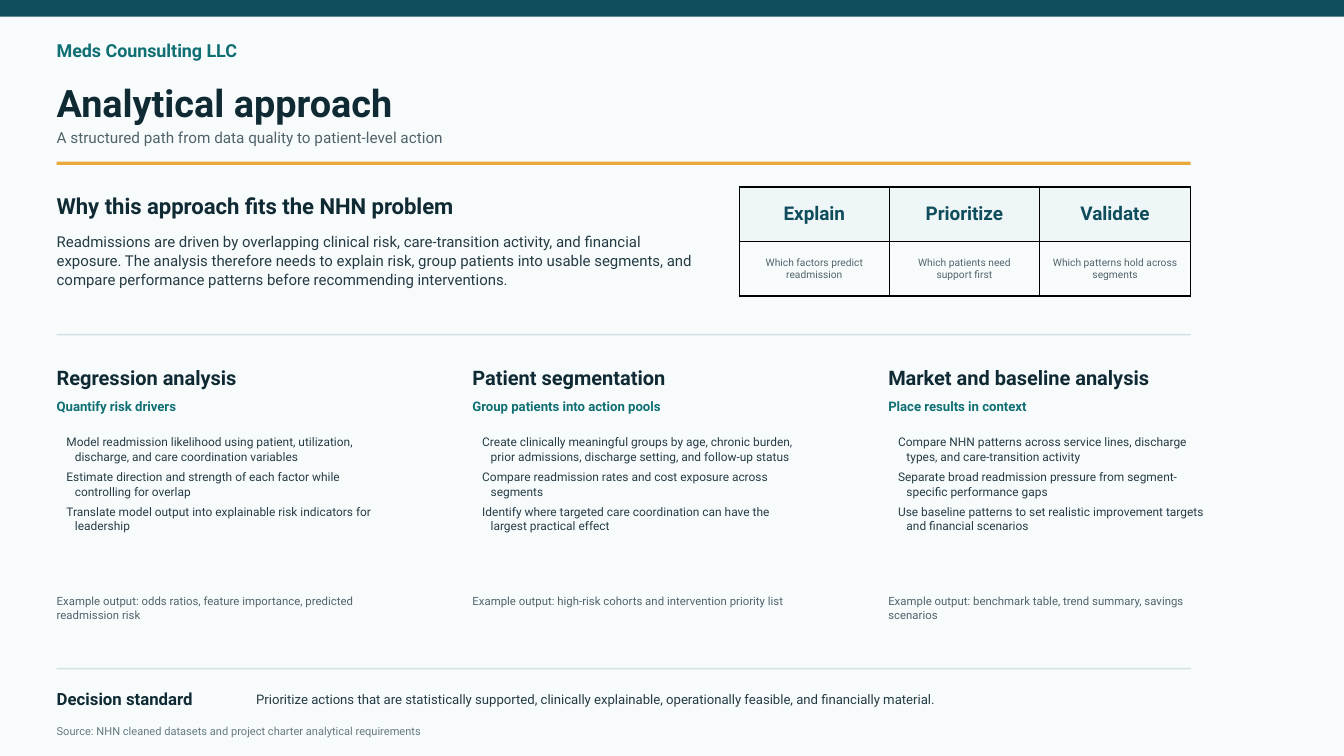
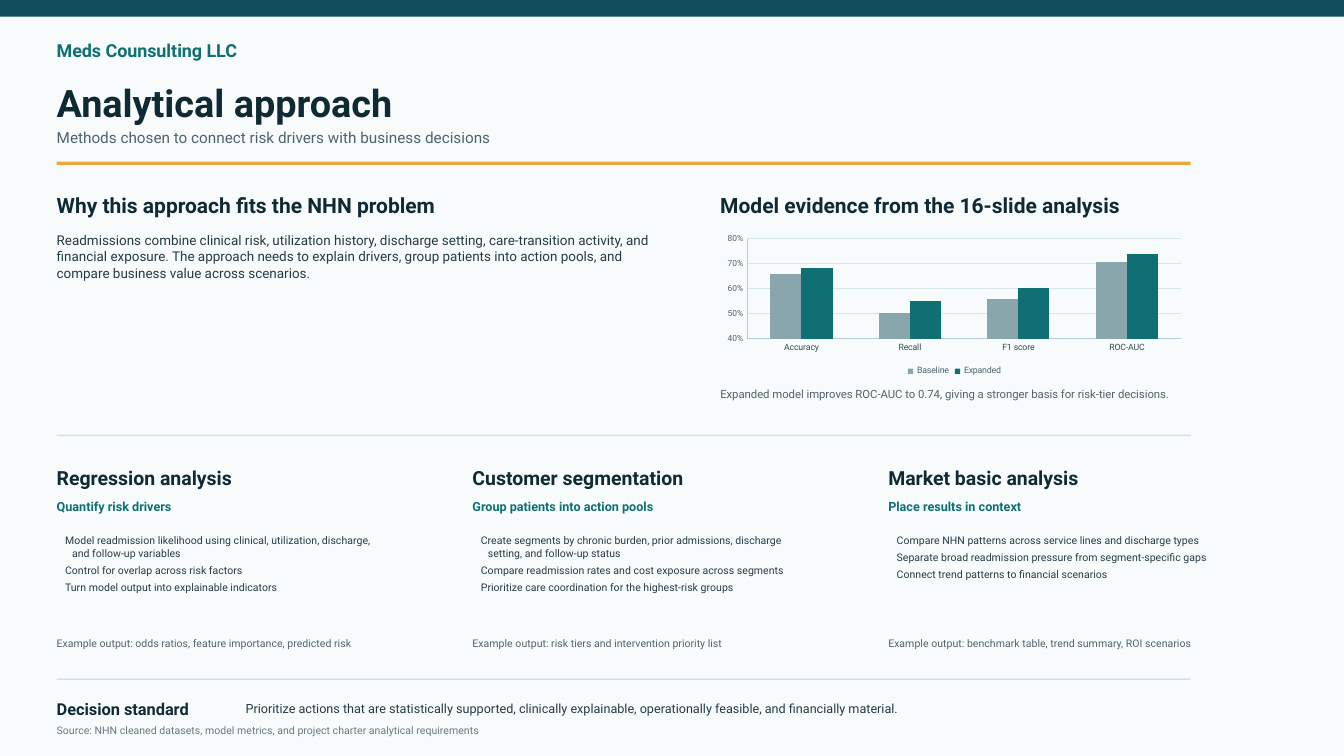
Before and after one commit to BostonSupremeMantou/onsite_project, a slide deck: slide 3 of drafts/saturday_submission.pptx. Drawn at 1344x756 pixels with LibreOffice and Linux fonts; fonts in the diff are those of the drawing. Boxes give left, top, right and bottom in pixels: in the first picture for what was removed or moved away, otherwise in the second. Text is boxed around its words. In the diff, an @@ line names an element or a change of style, - is before the commit and + after.

Commit message:
Add evidence charts to Saturday submission

```diff
--- a/drafts/saturday_submission.pptx
+++ b/drafts/saturday_submission.pptx
@@ text removed at (57, 131, 442, 146) @@
-A structured path from data quality to patient-level action
@@ text added at (57, 131, 490, 143), 10.9 pt, text #50636B @@
+Methods chosen to connect risk drivers with business decisions
@@ text "Why this approach fits the ..." at (57, 197, 435, 218): size 15.8 to 15 pt @@
@@ text added at (720, 197, 1119, 218), 15 pt, text #102A34, bold @@
+Model evidence from the 16-slide analysis
@@ table removed at (739, 187, 1191, 295), 2 rows, 3 columns @@
-Explain | Prioritize | Validate
-Which factors predict readmission | Which patients need support first | Which patterns hold across segments
@@ text at (57, 235, 648, 281): text changed; size 10.7 to 9.5 pt @@
-Readmissions are driven by overlapping clinical risk, care-transition activity, and financial exposure. The analysis therefore needs to explain risk, group patients into usable segments, and compare performance patterns before recommending interventions.
+Readmissions combine clinical risk, utilization history, discharge setting, care-transition activity, and financial exposure. The approach needs to explain drivers, group patients into action pools, and compare business value across scenarios.
@@ column chart added at (718, 231, 1191, 380) @@
+categories: Accuracy, Recall, F1 score, ROC-AUC
+Baseline: 0.66, 0.5, 0.56, 0.71
+Expanded: 0.68, 0.55, 0.6, 0.74
@@ text added at (720, 389, 1169, 401), 8 pt, text #50636B @@
+Expanded model improves ROC-AUC to 0.74, giving a stronger basis for risk-tier decisions.
@@ 4 texts, 1 rectangle: place and size @@
-4 texts, 1 rectangle at (56, 334, 1191, 414)
+4 texts, 1 rectangle at (56, 435, 1191, 514)
@@ text "Regression analysis" at (57, 470, 232, 489): size 14.2 to 13.9 pt @@
@@ text at (472, 470, 684, 489): text changed; size 14.2 to 13.9 pt @@
-Patient segmentation
+Customer segmentation
@@ text at (888, 470, 1079, 489): text changed; size 14.2 to 13.9 pt @@
-Market and baseline analysis
+Market basic analysis
@@ size 9.4 to 9.1 pt in 3 elements at (57, 501, 171, 514), (472, 501, 653, 514), (888, 501, 1022, 511) @@
@@ text at (65, 536, 370, 593): text changed; size 8.5 to 7.6 pt @@
-Model readmission likelihood using patient, utilization, discharge, and care coordination variables
-Estimate direction and strength of each factor while controlling for overlap
-Translate model output into explainable risk indicators for leadership
+Model readmission likelihood using clinical, utilization, discharge, and follow-up variables
+Control for overlap across risk factors
+Turn model output into explainable indicators
@@ text "Create segments by chronic burden, ...": place and size @@
-text "Create segments by chronic burden, ..." at (482, 437, 792, 533)
+text "Create segments by chronic burden, ..." at (481, 536, 784, 593)
@@ text at (481, 536, 781, 559): text changed; size 8.5 to 7.6 pt @@
-Create clinically meaningful groups by age, chronic burden, prior admissions, discharge setting, and follow-up status
+Create segments by chronic burden, prior admissions, discharge setting, and follow-up status
@@ text at (897, 536, 1206, 563): text changed; size 8.5 to 7.6 pt @@
-Compare NHN patterns across service lines, discharge types, and care-transition activity
-Separate broad readmission pressure from segment-specific performance gaps
-Use baseline patterns to set realistic improvement targets and financial scenarios
+Compare NHN patterns across service lines and discharge types
+Separate broad readmission pressure from segment-specific gaps
+Connect trend patterns to financial scenarios
@@ text at (481, 566, 784, 576): size 8.5 to 7.6 pt in "Compare readmission rates and cost exposure across ..."; indent changed; line spacing 1.02 to 1.03; less space between paragraphs @@
@@ text at (481, 583, 734, 593): text changed; size 8.5 to 7.6 pt @@
-Identify where targeted care coordination can have the largest practical effect
+Prioritize care coordination for the highest-risk groups
@@ text at (57, 639, 351, 649): text changed; size 8.1 to 7.6 pt @@
-Example output: odds ratios, feature importance, predicted readmission risk
+Example output: odds ratios, feature importance, predicted risk
@@ text at (472, 639, 722, 649): text changed; size 8.1 to 7.6 pt @@
-Example output: high-risk cohorts and intervention priority list
+Example output: risk tiers and intervention priority list
@@ text at (888, 639, 1191, 649): text changed; size 8.1 to 7.6 pt @@
-Example output: benchmark table, trend summary, savings scenarios
+Example output: benchmark table, trend summary, ROI scenarios
@@ rectangle: place and size @@
-rectangle at (56, 667, 1191, 669)
+rectangle at (56, 679, 1191, 681)
@@ text "Decision standard": place and size @@
-text "Decision standard" at (57, 692, 193, 705)
+text "Decision standard" at (57, 702, 189, 715)
@@ text "Decision standard" at (57, 702, 189, 715): size 12 to 11.6 pt @@
@@ text "Prioritize actions that are statistically ...": place and size @@
-text "Prioritize actions that are statistically ..." at (256, 694, 934, 707)
+text "Prioritize actions that are statistically ..." at (246, 703, 897, 716)
@@ text "Prioritize actions that are statistically ..." at (246, 703, 897, 716): size 9.4 to 9 pt @@
@@ text at (57, 726, 478, 736): text changed; size 7.9 to 7.5 pt @@
-Source: NHN cleaned datasets and project charter analytical requirements
+Source: NHN cleaned datasets, model metrics, and project charter analytical requirements
```
Also in this commit, not shown: 1 other slide changed, 2 slides added, 1 slide removed, 3 other files.
